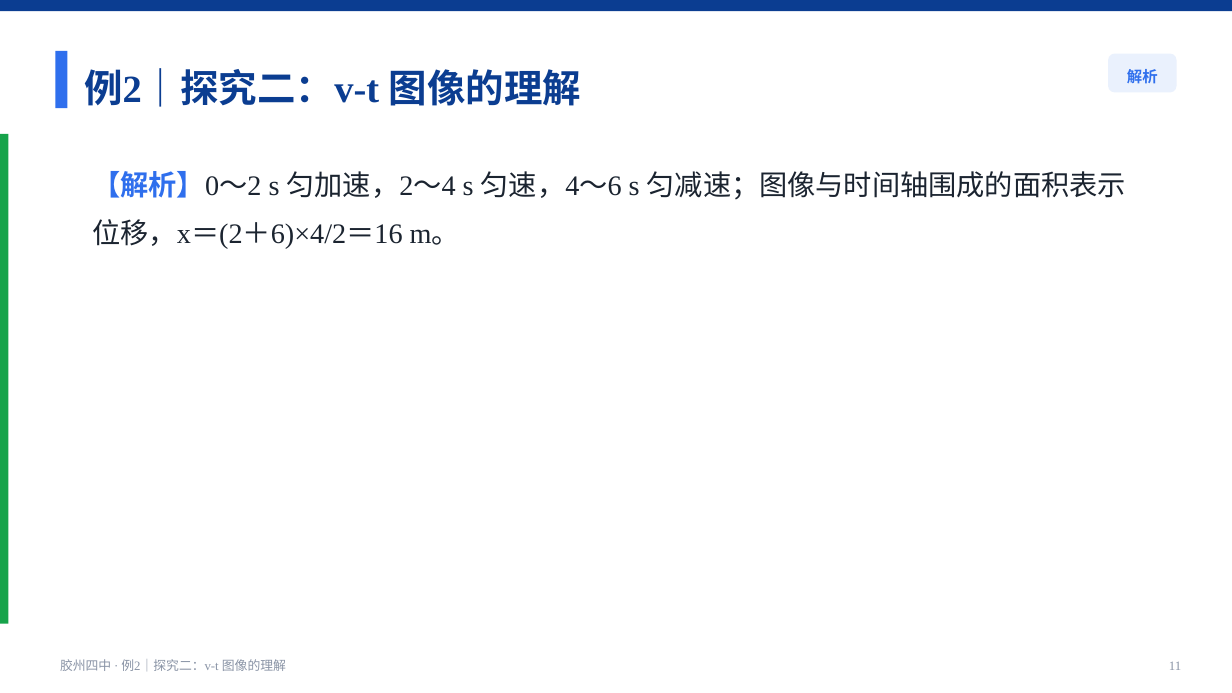
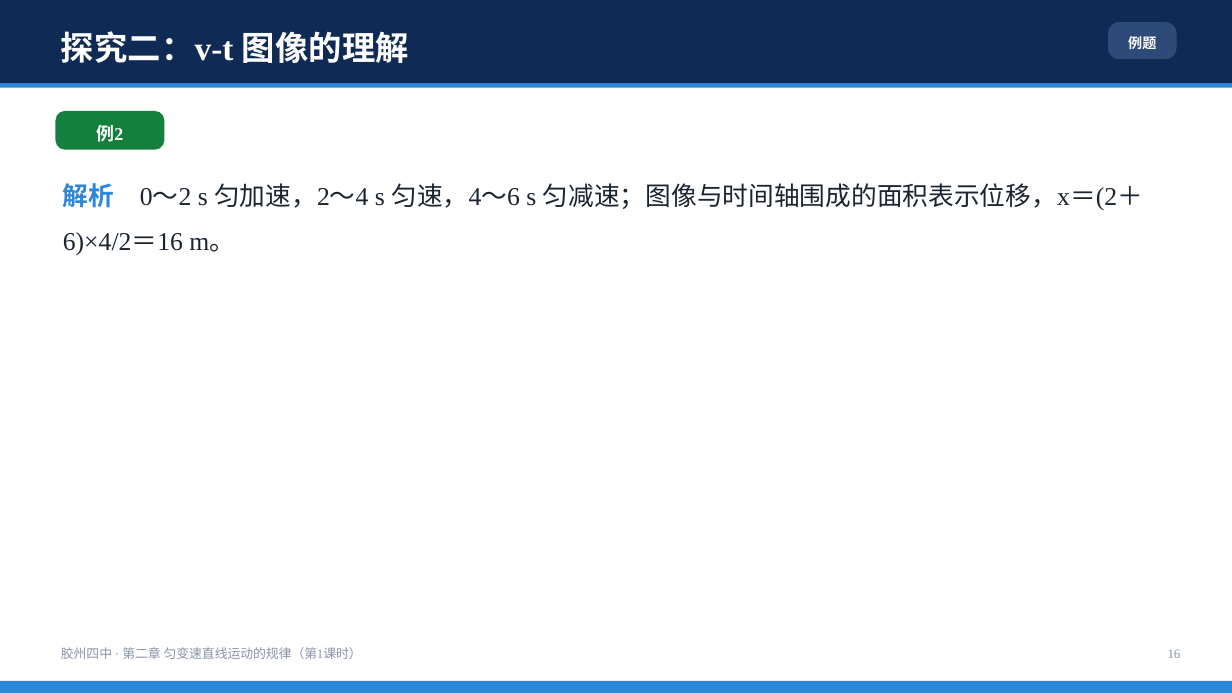
Before and after one commit to wohongshi/jszz, a slide deck: slide 16 of examples/preview/sample_xuean.pptx (slide 11 before the commit). Drawn at 1232x693 pixels with LibreOffice and Linux fonts; fonts in the diff are those of the drawing. Boxes give left, top, right and bottom in pixels: in the first picture for what was removed or moved away, otherwise in the second. Text is boxed around its words. In the diff, an @@ line names an element or a change of style, - is before the commit and + after.

```diff
--- a/examples/preview/sample_xuean.pptx
+++ b/examples/preview/sample_xuean.pptx
@@ rectangle: place and size @@
-rectangle at box(0, 0, 1232, 11)
+rectangle at box(0, 0, 1232, 83)
@@ rectangle at box(0, 0, 1232, 83): fill #0B3D91 to #0F2B55 @@
@@ rounded rectangle: place and size @@
-rounded rectangle at box(1108, 54, 1177, 92)
+rounded rectangle at box(1108, 22, 1177, 59)
@@ rounded rectangle at box(1108, 22, 1177, 59): fill #EAF1FD to #2E4A78; proportions changed @@
@@ rectangle removed at box(55, 51, 67, 108) @@
@@ text at box(61, 31, 409, 63): text changed; size 30 to 26 pt; text colour #0B3D91 to #FFFFFF @@
-例2｜探究二：v-t 图像的理解
+探究二：v-t 图像的理解
@@ text added at box(1128, 34, 1156, 52), 11 pt, text #FFFFFF, bold @@
+例题
@@ rectangle added at box(0, 83, 1232, 88), fill #2E86D6 @@
@@ text removed at box(1127, 69, 1158, 84) @@
-解析
@@ rounded rectangle added at box(55, 111, 165, 150), fill #15803D @@
@@ rectangle removed at box(0, 134, 8, 624) @@
@@ text added at box(96, 125, 123, 142), 14 pt, text #FFFFFF, bold @@
+例2
@@ text at box(63, 183, 1143, 256): text changed; size 22 to 20 pt @@
-【解析】0～2 s 匀加速，2～4 s 匀速，4～6 s 匀减速；图像与时间轴围成的面积表示位移，x＝(2＋6)×4/2＝16 m。
+解析 0～2 s 匀加速，2～4 s 匀速，4～6 s 匀减速；图像与时间轴围成的面积表示位移，x＝(2＋6)×4/2＝16 m。
@@ text at box(61, 647, 362, 659): text changed @@
-胶州四中 · 例2｜探究二：v-t 图像的理解
+胶州四中 · 第二章 匀变速直线运动的规律（第1课时）
@@ text added at box(1168, 649, 1181, 658), 10 pt, text #8A94A6 @@
+16
@@ rectangle added at box(0, 681, 1232, 693), fill #2E86D6 @@
@@ text removed at box(1169, 662, 1181, 670) @@
-11
```
Also in this commit, not shown: 19 other slides changed, 6 slides added, 28 other files.
